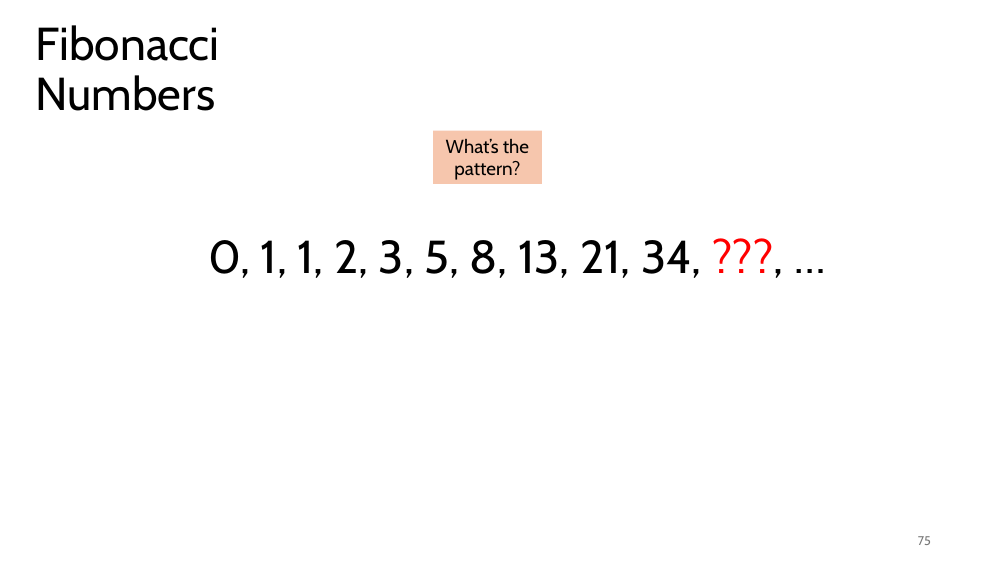
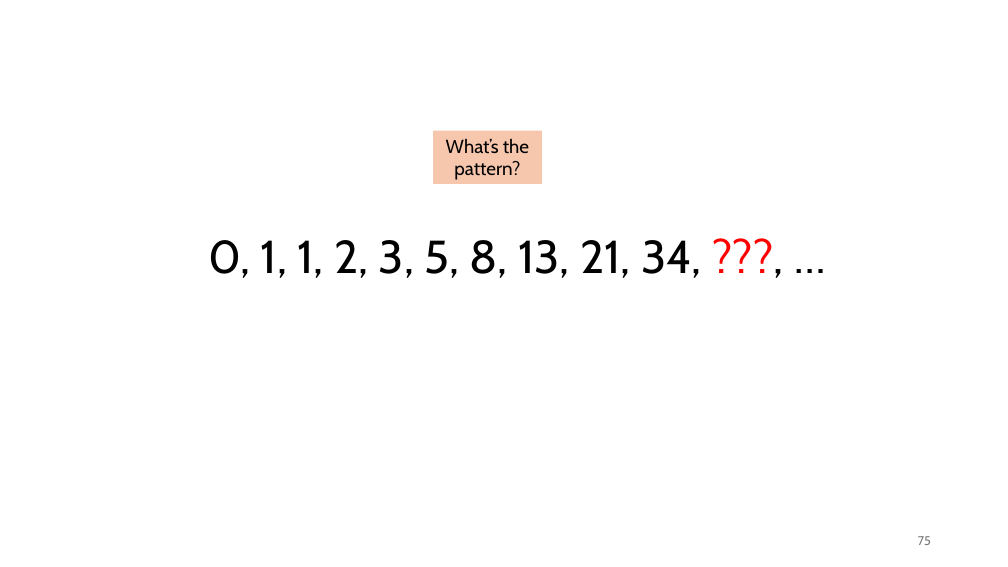
Before and after one commit to tjd1234/cmpt120fall2024, a slide deck: slide 75 of lecture_notes/chapter6/chapter6.pptx. Drawn at 1008x567 pixels with LibreOffice and Linux fonts; fonts in the diff are those of the drawing. Boxes give left, top, right and bottom in pixels: in the first picture for what was removed or moved away, otherwise in the second. Text is boxed around its words. In the diff, an @@ line names an element or a change of style, - is before the commit and + after.

```diff
--- a/lecture_notes/chapter6/chapter6.pptx
+++ b/lecture_notes/chapter6/chapter6.pptx
@@ title removed at bbox=[36, 25, 220, 111] @@
-Fibonacci
-Numbers
```
Also in this commit, not shown: 22 other slides changed, 1 other file.
